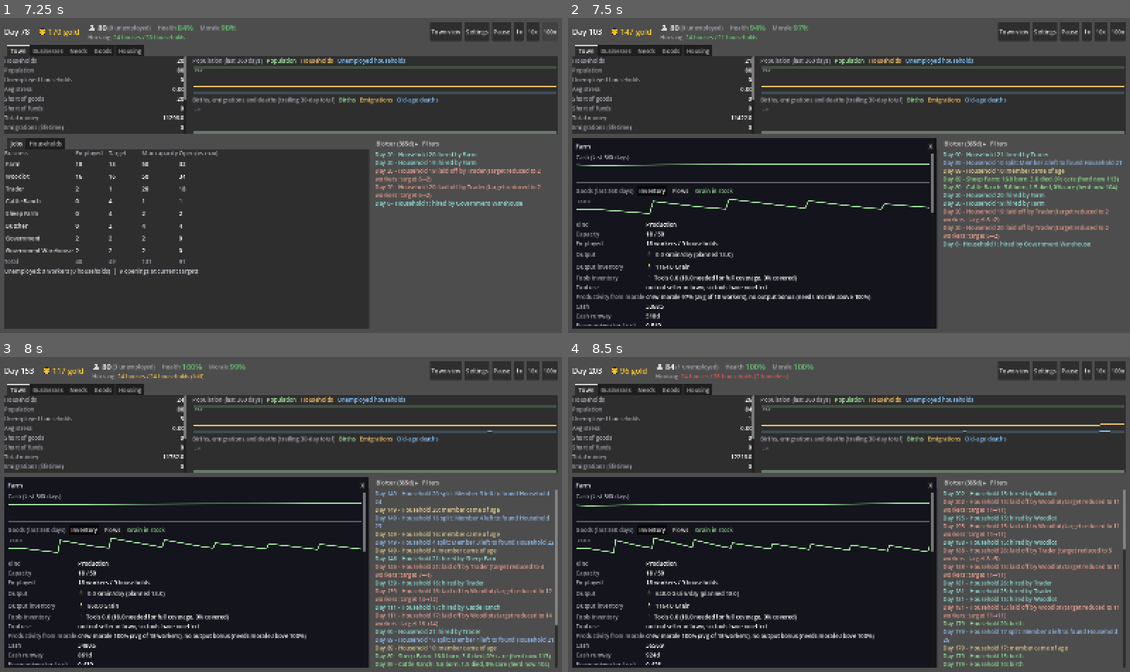
Above: before the commit, frames 1-4 (two rows, left to right).
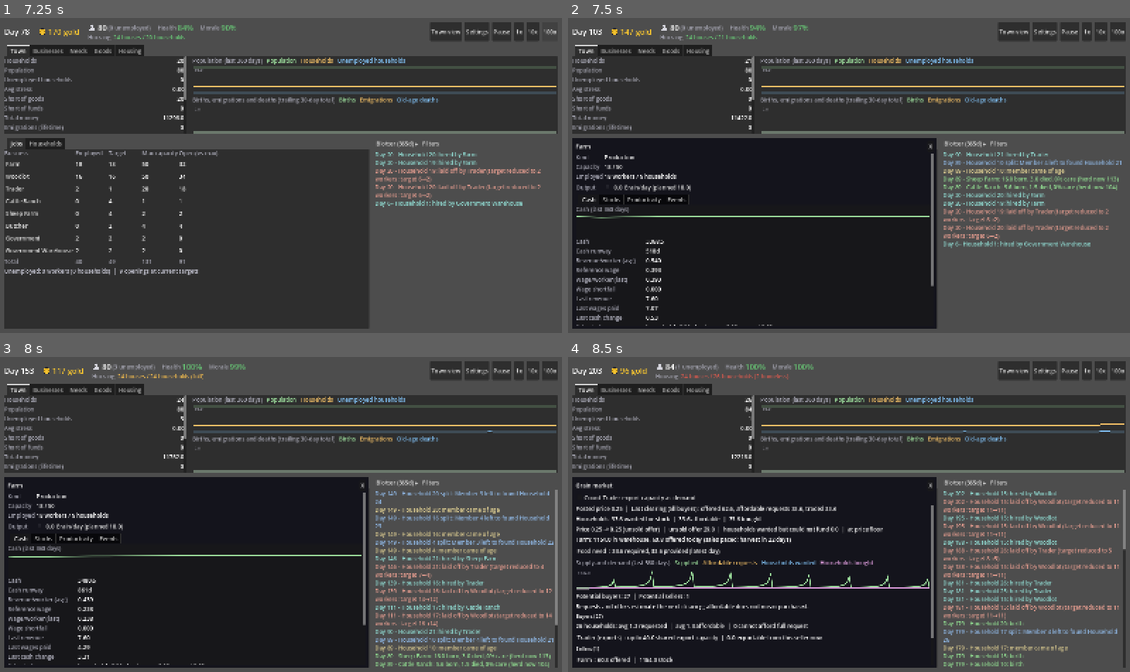
Above: after the commit, the same moments.

Repository: forsman5/sitka
Game: Godot game, scene res://scenes/sim/he_dashboard.tscn
Two runs of this game, one before a commit and one after it. Both use one fixed random seed, a clock stepped at 60 frames per second and the inputs below. This scene is started directly instead of the project's main scene.
Inputs (mouse positions are in pixels of both pictures, inside the frame that each line leads up to):
- Up to frame 1 (7.25 s): click "1x" at 0.5 s; click "Town view" at 1.25 s; click "Play" at 2 s; click "Play" at 2.75 s; click "Dashboard" at 3.5 s; tap Enter at 4.25 s; drag from (376, 81) to (337, 106) at 4.27 s; tap Space at 5 s; drag from (281, 188) to (252, 238) at 5.02 s; click "10x" at 5.75 s; click "100x" at 6.5 s
- Up to frame 2 (7.5 s): click "Farm" at 7.25 s
- Up to frame 3 (8 s): no input
- Up to frame 4 (8.5 s): click (652, 530) at 8 s, where only the run before the commit has a clickable "Inventory"

Frame 1 is identical in both runs. In frame 2, 4.9% of the frame differs, in the area x 1-66%, y 43-98%; in frame 3, 4.9%; in frame 4, 7.3%, in the area x 1-66%, y 39-98%.

Commit message:
Business detail page: split into Cash, Stocks, Productivity and Events tabs
Co-Authored-By: Claude Sonnet 5.5 <noreply@anthropic.com>

Diff:
--- /dev/null
+++ b/scripts/sim/harness/check_business_tabs.gd
@@ -0,0 +1,86 @@
+extends SceneTree
+
+## Business detail page tabs, against the real household dashboard scene. Run:
+##   godot --headless --path . --script res://scripts/sim/harness/check_business_tabs.gd
+
+const HEScenarioSeeds = preload("res://scripts/sim/household_economy/data/he_scenario_seeds.gd")
+const HEFixtures = preload("res://scripts/sim/harness/he_fixtures.gd")
+
+var failures := 0
+
+func _initialize() -> void:
+	call_deferred("_run")
+
+func check(condition: bool, message: String) -> void:
+	if not condition:
+		failures += 1
+		push_error("FAIL: " + message)
+
+## The label texts in the left column of a facts grid.
+func _row_names(grid: GridContainer) -> Array[String]:
+	var names: Array[String] = []
+	var children := grid.get_children()
+	for i in range(0, children.size(), 2):
+		if children[i] is Label:
+			names.append((children[i] as Label).text)
+	return names
+
+func _run() -> void:
+	var dashboard_script: GDScript = load("res://scripts/sim/household_economy/he_dashboard.gd")
+	dashboard_script.pending_builder = Callable(HEFixtures, "build_three_business_economy")
+	var dashboard: Control = (load("res://scenes/sim/he_dashboard.tscn") as PackedScene).instantiate()
+	root.add_child(dashboard)
+	dashboard._speed_multiplier = 0.0
+	await process_frame
+	await process_frame
+	dashboard._simulation.advance_ticks(5)
+
+	var tabs: TabContainer = dashboard._business_detail_tabs
+	check(tabs != null and tabs.get_tab_count() == 4, "Business page should have four tabs")
+	var titles: Array[String] = []
+	for i in tabs.get_tab_count():
+		titles.append(tabs.get_tab_title(i))
+	check(titles == ["Cash", "Stocks", "Productivity", "Events"], "Tab order should be Cash, Stocks, Productivity, Events (got %s)" % [titles])
+
+	# A staffed farm: identity above the tabs, money / goods / output drivers split.
+	dashboard._on_business_row_selected(HEScenarioSeeds.FARM_BUSINESS_ID)
+	var header := _row_names(dashboard._business_detail_grid)
+	check(header.has("Capacity") and header.has("Employed") and not header.has("Cash"), "Header holds identity facts only (got %s)" % [header])
+	var cash := _row_names(dashboard._business_detail_cash_grid)
+	check(cash.has("Cash") and cash.has("Cash runway") and cash.has("Last wages paid"), "Cash tab holds the money rows (got %s)" % [cash])
+	var stocks := _row_names(dashboard._business_detail_stock_grid)
+	check(stocks.has("Output inventory"), "Stocks tab holds the output inventory (got %s)" % [stocks])
+	var productivity := _row_names(dashboard._business_detail_productivity_grid)
+	check(productivity.has("Productivity from morale"), "Productivity tab shows crew morale (got %s)" % [productivity])
+	check(productivity.has("Land") and productivity.has("Next harvest"), "Productivity tab shows the farm's land (got %s)" % [productivity])
+	check(not cash.has("Output inventory") and not stocks.has("Cash"), "Rows must not leak between tabs")
+
+	# Refreshing keeps the chosen tab and does not duplicate rows.
+	tabs.current_tab = 2
+	var row_count: int = dashboard._business_detail_cash_grid.get_child_count()
+	dashboard._refresh_business_detail()
+	check(tabs.current_tab == 2, "A refresh must keep the selected tab")
+	check(dashboard._business_detail_cash_grid.get_child_count() == row_count, "A refresh must not duplicate rows")
+
+	# A herd: husbandry controls on Productivity, event log on Events.
+	dashboard._on_business_row_selected(HEScenarioSeeds.CATTLE_RANCH_BUSINESS_ID)
+	check(dashboard._business_detail_herd_controls_section.visible and dashboard._business_detail_herd_events_section.visible,
+		"A herd business shows its controls and its event log")
+	check(dashboard._business_detail_herd_controls_section.get_parent() == tabs.get_child(2),
+		"The cull target belongs to the Productivity tab")
+	check(dashboard._business_detail_herd_events_section.get_parent() == tabs.get_child(3),
+		"Herd events belong to the Events tab")
+	var herd_productivity := _row_names(dashboard._business_detail_productivity_grid)
+	check(herd_productivity.has("Husbandry") and herd_productivity.has("Herd size"), "Productivity tab shows husbandry (got %s)" % [herd_productivity])
+
+	# A non-herd business hides the herd sections entirely.
+	dashboard._on_business_row_selected(HEScenarioSeeds.FARM_BUSINESS_ID)
+	check(not dashboard._business_detail_herd_controls_section.visible, "Herd controls hide for a farm")
+
+	# Government: tax policy sits with the money.
+	dashboard._on_business_row_selected(HEScenarioSeeds.GOVERNMENT_BUSINESS_ID)
+	check(dashboard._business_detail_tax_section.visible and dashboard._business_detail_tax_section.get_parent() == tabs.get_child(0),
+		"Tax policy belongs to the Cash tab")
+
+	print("business tabs check: %s" % ("PASS" if failures == 0 else "FAIL (%d)" % failures))
+	quit(0 if failures == 0 else 1)
--- a/scripts/sim/household_economy/he_dashboard.gd
+++ b/scripts/sim/household_economy/he_dashboard.gd
@@ -196,7 +196,14 @@
 var _business_flow_hidden: Dictionary = {} # series name -> true for lines toggled off in the legend
 var _flow_series_names: Array = [] # names of the current view's lines, set by _refresh_business_flow_chart
 var _flow_legend_key := "" # what the legend buttons were last built for
-var _business_detail_grid: GridContainer
+var _business_detail_grid: GridContainer # header facts above the tabs
+# One facts grid per tab (see _build_business_detail_tabs); rows are rebuilt
+# every refresh while the tab widgets and the selected tab persist.
+var _business_detail_tabs: TabContainer
+var _business_detail_cash_grid: GridContainer
+var _business_detail_stock_grid: GridContainer
+var _business_detail_productivity_grid: GridContainer
+var _business_detail_herd_controls_section: VBoxContainer
 var _business_detail_cull_target_box: SpinBox
 var _business_detail_cull_target_hint: Label
 ## Which business the cull-target box was last loaded for. The box is only
@@ -574,23 +581,43 @@
 	detail_content.size_flags_horizontal = Control.SIZE_EXPAND_FILL
 	_business_detail_overview_scroll.add_child(detail_content)
 
+	# Identity facts stay above the tabs; everything else lives on one of four
+	# pages. Pages are plain containers inside the one outer scroll, and the
+	# tabs are built once so the selected tab survives the periodic refresh.
+	_business_detail_grid = GridContainer.new()
+	_business_detail_grid.columns = 2
+	detail_content.add_child(_business_detail_grid)
+
+	_business_detail_tabs = TabContainer.new()
+	_business_detail_tabs.size_flags_horizontal = Control.SIZE_EXPAND_FILL
+	detail_content.add_child(_business_detail_tabs)
+	var cash_page := _add_business_detail_tab("Cash")
+	var stocks_page := _add_business_detail_tab("Stocks")
+	var productivity_page := _add_business_detail_tab("Productivity")
+	var events_page := _add_business_detail_tab("Events")
+
+	# Cash: balance history, then the money facts and the operating ledger.
 	var cash_history_label := Label.new()
 	_cash_history_label = cash_history_label
 	cash_history_label.add_theme_color_override("font_color", Color(0.65, 0.65, 0.7))
-	detail_content.add_child(cash_history_label)
+	cash_page.add_child(cash_history_label)
 
 	_business_detail_sparkline = HESparkline.new()
 	_business_detail_sparkline.custom_minimum_size = Vector2(0, 60)
-	detail_content.add_child(_business_detail_sparkline)
-
-	_business_detail_flow_chart = _build_flow_chart(detail_content)
-
-	_business_detail_grid = GridContainer.new()
-	_business_detail_grid.columns = 2
-	detail_content.add_child(_business_detail_grid)
+	cash_page.add_child(_business_detail_sparkline)
+
+	_business_detail_cash_grid = _new_detail_grid(cash_page)
+
+	# Stocks: goods flow chart, then what the business holds.
+	_business_detail_flow_chart = _build_flow_chart(stocks_page)
+	_business_detail_stock_grid = _new_detail_grid(stocks_page)
+
+	# Productivity: what lifts or limits output (crew morale, tools, land,
+	# husbandry), then who is on the crew.
+	_business_detail_productivity_grid = _new_detail_grid(productivity_page)
 
 	_business_detail_transaction_section = VBoxContainer.new()
-	detail_content.add_child(_business_detail_transaction_section)
+	events_page.add_child(_business_detail_transaction_section)
 
 	var transaction_header := HBoxContainer.new()
 	_business_detail_transaction_section.add_child(transaction_header)
@@ -622,10 +649,14 @@
 
 	# Built once, shown for whichever herd business is selected (Cattle Ranch
 	# and Sheep Farm both) -- lines come from _format_event, same as the blotter.
+	# The cull target is a husbandry setting, so it sits on the Productivity
+	# page; the events log below it stays on Events.
+	_business_detail_herd_controls_section = VBoxContainer.new()
+	productivity_page.add_child(_business_detail_herd_controls_section)
 	_business_detail_herd_events_section = VBoxContainer.new()
-	detail_content.add_child(_business_detail_herd_events_section)
+	events_page.add_child(_business_detail_herd_events_section)
 	var cull_target_row := HBoxContainer.new()
-	_business_detail_herd_events_section.add_child(cull_target_row)
+	_business_detail_herd_controls_section.add_child(cull_target_row)
 	var cull_target_label := Label.new()
 	cull_target_label.text = "Cull target (head)"
 	cull_target_label.add_theme_color_override("font_color", Color(0.65, 0.65, 0.7))
@@ -643,7 +674,7 @@
 	_business_detail_cull_target_hint.add_theme_font_size_override("font_size", 12)
 	_business_detail_cull_target_hint.add_theme_color_override("font_color", Color(0.65, 0.65, 0.7))
 	_business_detail_cull_target_hint.autowrap_mode = TextServer.AUTOWRAP_WORD_SMART
-	_business_detail_herd_events_section.add_child(_business_detail_cull_target_hint)
+	_business_detail_herd_controls_section.add_child(_business_detail_cull_target_hint)
 	var herd_events_title := Label.new()
 	herd_events_title.text = "Herd events (births, culls, hardship butchering)"
 	herd_events_title.add_theme_font_size_override("font_size", 14)
@@ -658,7 +689,7 @@
 	# loaded from the sim only when a government is first shown (see
 	# _refresh_tax_section) so the periodic refresh never fights a drag.
 	_business_detail_tax_section = VBoxContainer.new()
-	detail_content.add_child(_business_detail_tax_section)
+	cash_page.add_child(_business_detail_tax_section)
 	var tax_title := Label.new()
 	tax_title.text = "Tax policy"
 	tax_title.add_theme_font_size_override("font_size", 14)
@@ -682,7 +713,7 @@
 	# tradeable good) the first time a warehouse report arrives -- see
 	# _refresh_warehouse_orders.
 	_business_detail_warehouse_section = VBoxContainer.new()
-	detail_content.add_child(_business_detail_warehouse_section)
+	stocks_page.add_child(_business_detail_warehouse_section)
 	var warehouse_title := Label.new()
 	warehouse_title.text = "Market orders (paid from the treasury)"
 	warehouse_title.add_theme_font_size_override("font_size", 14)
@@ -698,7 +729,7 @@
 	_business_detail_warehouse_section.add_child(_business_detail_warehouse_grid)
 
 	var employment_section := VBoxContainer.new()
-	detail_content.add_child(employment_section)
+	events_page.add_child(employment_section)
 	var employment_header := HBoxContainer.new()
 	employment_section.add_child(employment_header)
 	var employment_title := Label.new()
@@ -728,11 +759,11 @@
 	var employees_label := Label.new()
 	employees_label.text = "Employees"
 	employees_label.add_theme_font_size_override("font_size", 14)
-	detail_content.add_child(employees_label)
+	productivity_page.add_child(employees_label)
 
 	_business_detail_employee_grid = GridContainer.new()
 	_business_detail_employee_grid.columns = 5
-	detail_content.add_child(_business_detail_employee_grid)
+	productivity_page.add_child(_business_detail_employee_grid)
 	_trader_settings_scroll = ScrollContainer.new()
 	_trader_settings_scroll.size_flags_vertical = Control.SIZE_EXPAND_FILL
 	_trader_settings_scroll.visible = false
@@ -2114,9 +2145,10 @@
 	_business_detail_sparkline.set_data(_tail(report["balance_history"]))
 	_refresh_business_flow_chart(report)
 
-	for child in _business_detail_grid.get_children():
-		_business_detail_grid.remove_child(child)
-		child.queue_free()
+	for grid in [_business_detail_grid, _business_detail_cash_grid, _business_detail_stock_grid, _business_detail_productivity_grid]:
+		for child in grid.get_children():
+			grid.remove_child(child)
+			child.queue_free()
 
 	var runway: float = report["cash_runway_days"]
 	var runway_text := "inf" if is_inf(runway) else ("%.0fd" % runway)
@@ -2125,6 +2157,10 @@
 		["Capacity", "%d / %d" % [report["capacity"], report["max_capacity"]]],
 		["Employed", "%d workers / %d households" % [report["employed_workers"], report["employed_household_count"]]],
 	]
+	# `rows` is the header above the tabs; the rest go to their tab's grid.
+	var cash_rows: Array = []
+	var stock_rows: Array = []
+	var productivity_rows: Array = []
 	if report.has("herd_size"):
 		# A herd's last_actual_units is what the periodic review culled (once
 		# per HERD_EVAL_INTERVAL_DAYS), not a daily rate -- label it as such.
@@ -2137,25 +2173,25 @@
 			if order_row["stock"] > 0.0001:
 				held_parts.append([order_row["name"], "%s %.1f" % [order_row["name"], order_row["stock"]]])
 		if held_parts.is_empty():
-			rows.append(["Inventory", "empty"])
+			stock_rows.append(["Inventory", "empty"])
 		else:
-			rows.append(["Inventory", held_parts])
+			stock_rows.append(["Inventory", held_parts])
 	elif report["kind"] != "trader":
-		rows.append(["Output inventory", [[report["output_commodity"], "%.1f %s" % [report["stock"], report["output_commodity"]]]]])
+		stock_rows.append(["Output inventory", [[report["output_commodity"], "%.1f %s" % [report["stock"], report["output_commodity"]]]]])
 	if report.has("input_inventory") and not (report["input_inventory"] as Dictionary).is_empty():
 		var input_parts: Array = []
 		for commodity_name in (report["input_inventory"] as Dictionary).keys():
 			input_parts.append([commodity_name, "%s %.1f" % [commodity_name, report["input_inventory"][commodity_name]]])
-		rows.append(["Input inventory", input_parts])
+		stock_rows.append(["Input inventory", input_parts])
 	if report.has("tools"):
 		var tools: Dictionary = report["tools"]
 		var tools_name := Commodity.name_of(Commodity.Type.TOOLS)
-		rows.append(["Tools inventory", [[tools_name, "%s %.1f (%.1f needed for full coverage, %.0f%% covered)" % [tools_name, tools["stock"], tools["needed"], tools["coverage"] * 100.0]]]])
+		stock_rows.append(["Tools inventory", [[tools_name, "%s %.1f (%.1f needed for full coverage, %.0f%% covered)" % [tools_name, tools["stock"], tools["needed"], tools["coverage"] * 100.0]]]])
 		if not tools["active"]:
-			rows.append(["Tool use", "no tool seller in town, so tools have no effect"])
+			productivity_rows.append(["Tool use", "no tool seller in town, so tools have no effect"])
 		else:
 			var boost: float = tools["productivity"] / tools["floor"] - 1.0
-			rows.append(["Tool use", "using %.2f tools/day to boost productivity by %.0f%% (running at %.0f%% of full output)" % [tools["wear_per_day"], boost * 100.0, tools["productivity"] * 100.0]])
+			productivity_rows.append(["Tool use", "using %.2f tools/day to boost productivity by %.0f%% (running at %.0f%% of full output)" % [tools["wear_per_day"], boost * 100.0, tools["productivity"] * 100.0]])
 	if report.has("crew_morale") and report["crew_morale"]["workers"] > 0:
 		var crew: Dictionary = report["crew_morale"]
 		var morale_boost: float = crew["multiplier"] - 1.0
@@ -2164,8 +2200,8 @@
 			morale_text += ", boosting output by %.0f%%" % (morale_boost * 100.0)
 		else:
 			morale_text += ", no output bonus (needs morale above 100%)"
-		rows.append(["Productivity from morale", morale_text])
-	rows.append_array([
+		productivity_rows.append(["Productivity from morale", morale_text])
+	cash_rows.append_array([
 		["Treasury" if report["kind"] == "warehouse" else "Cash", "%.1f" % report["balance"]],
 		["Cash runway", runway_text],
 		["Revenue/worker (avg)", "%.3f" % report["rolling_average_revenue_per_worker"]],
@@ -2180,41 +2216,48 @@
 	# accumulation kept as separate figures (goods built up are not cash).
 	var ledger: Dictionary = report.get("ledger", {})
 	if not ledger.is_empty():
-		rows.append(["Sales today", "households %.2f · businesses %.2f · export %.2f" % [ledger["sales_household"], ledger["sales_business"], ledger["sales_export"] + ledger["sales_other"] + ledger["trade_margin"]]])
-		rows.append(["Inputs bought today", "local %.2f · imported %.2f" % [ledger["input_local"], ledger["input_import"]]])
-		rows.append(["Wages · sales tax", "%.2f · %.2f" % [ledger["wages"], ledger["taxes"]]])
-		rows.append(["Cash profit today", "%.2f" % ledger["cash_profit"]])
-		rows.append(["Stock accumulated today", "%+.2f of goods (output %.1f, inputs %.1f held)" % [ledger["stock_change_value"], ledger["output_stock_value"], ledger["input_stock_value"]]])
+		cash_rows.append(["Sales today", "households %.2f · businesses %.2f · export %.2f" % [ledger["sales_household"], ledger["sales_business"], ledger["sales_export"] + ledger["sales_other"] + ledger["trade_margin"]]])
+		cash_rows.append(["Inputs bought today", "local %.2f · imported %.2f" % [ledger["input_local"], ledger["input_import"]]])
+		cash_rows.append(["Wages · sales tax", "%.2f · %.2f" % [ledger["wages"], ledger["taxes"]]])
+		cash_rows.append(["Cash profit today", "%.2f" % ledger["cash_profit"]])
+		cash_rows.append(["Stock accumulated today", "%+.2f of goods (output %.1f, inputs %.1f held)" % [ledger["stock_change_value"], ledger["output_stock_value"], ledger["input_stock_value"]]])
 		var recent: Array = (report["ledger_history"] as Array).slice(-30)
 		var profit_30 := 0.0
 		var stock_30 := 0.0
 		for entry in recent:
 			profit_30 += entry["cash_profit"]
 			stock_30 += entry["stock_change_value"]
-		rows.append(["Last %d days (avg/day)" % recent.size(), "cash profit %.2f · stock accumulated %+.2f" % [profit_30 / recent.size(), stock_30 / recent.size()]])
+		cash_rows.append(["Last %d days (avg/day)" % recent.size(), "cash profit %.2f · stock accumulated %+.2f" % [profit_30 / recent.size(), stock_30 / recent.size()]])
 	if report["land_area_acres"] > 0.0:
-		rows.append(["Land", "%.0f acres" % report["land_area_acres"]])
-		rows.append(["Next harvest", "%dd" % report["days_to_next_harvest"]])
+		productivity_rows.append(["Land", "%.0f acres" % report["land_area_acres"]])
+		productivity_rows.append(["Next harvest", "%dd" % report["days_to_next_harvest"]])
 	if report.has("herd_size"):
-		rows.append(["Species", [[report["species"], report["species"]]]])
-		rows.append(["Herd size", "%.1f head" % report["herd_size"]])
-		rows.append(["Next review", "%dd" % report["days_to_next_harvest"]])
-		rows.append(["Husbandry", "%.0f%% care last review (%.2f workers for full care)" % [report["care_fraction"] * 100.0, report["care_workers_needed"]]])
+		productivity_rows.append(["Species", [[report["species"], report["species"]]]])
+		productivity_rows.append(["Herd size", "%.1f head" % report["herd_size"]])
+		productivity_rows.append(["Next review", "%dd" % report["days_to_next_harvest"]])
+		productivity_rows.append(["Husbandry", "%.0f%% care last review (%.2f workers for full care)" % [report["care_fraction"] * 100.0, report["care_workers_needed"]]])
 		# Wool is a sheep-only product; a cattle ranch has no wool to report.
 		if report["species"] == "Sheep":
 			var wool_name := Commodity.name_of(Commodity.Type.WOOL)
-			rows.append(["Wool in stock", [[wool_name, "%.1f" % report["wool_stock"]]]])
-			rows.append(["Last wool produced", [[wool_name, "%.2f" % report["last_wool_produced"]]]])
-		rows.append(["Last hardship butchered", "%.1f head" % report["last_hardship_butchered"]])
+			stock_rows.append(["Wool in stock", [[wool_name, "%.1f" % report["wool_stock"]]]])
+			stock_rows.append(["Last wool produced", [[wool_name, "%.2f" % report["last_wool_produced"]]]])
+		productivity_rows.append(["Last hardship butchered", "%.1f head" % report["last_hardship_butchered"]])
 	for row in rows:
 		_add_detail_row(row[0], row[1])
+	for row in cash_rows:
+		_add_detail_row(row[0], row[1], _business_detail_cash_grid)
+	for row in stock_rows:
+		_add_detail_row(row[0], row[1], _business_detail_stock_grid)
+	for row in productivity_rows:
+		_add_detail_row(row[0], row[1], _business_detail_productivity_grid)
 
 	var fields: Array = report["fields"]
 	for i in fields.size():
 		var f: Dictionary = fields[i]
-		_add_detail_row("Field %d" % (i + 1), "%.0f ac, day %d/%d" % [f["area"], f["days_growing"], f["growth_days"]])
+		_add_detail_row("Field %d" % (i + 1), "%.0f ac, day %d/%d" % [f["area"], f["days_growing"], f["growth_days"]], _business_detail_productivity_grid)
 
 	_business_detail_herd_events_section.visible = report.has("herd_events")
+	_business_detail_herd_controls_section.visible = report.has("herd_events")
 	if _business_detail_herd_events_section.visible:
 		if _cull_target_loaded_for != _selected_business_id:
 			_cull_target_loaded_for = _selected_business_id
@@ -2449,11 +2492,26 @@
 ## value is either plain text or an Array of [commodity_name, text] parts;
 ## each part gets the good's icon in front of its text (the name stays in the
 ## text so the icon is decoration, never the only identifier).
-func _add_detail_row(label_text: String, value) -> void:
+func _add_business_detail_tab(title: String) -> VBoxContainer:
+	var page := VBoxContainer.new()
+	page.name = title
+	page.size_flags_horizontal = Control.SIZE_EXPAND_FILL
+	_business_detail_tabs.add_child(page)
+	return page
+
+func _new_detail_grid(parent: Control) -> GridContainer:
+	var grid := GridContainer.new()
+	grid.columns = 2
+	parent.add_child(grid)
+	return grid
+
+func _add_detail_row(label_text: String, value, grid: GridContainer = null) -> void:
+	if grid == null:
+		grid = _business_detail_grid
 	var label := Label.new()
 	label.text = label_text
 	label.add_theme_color_override("font_color", Color(0.65, 0.65, 0.7))
-	_business_detail_grid.add_child(label)
+	grid.add_child(label)
 	if value is Array:
 		var box := HBoxContainer.new()
 		box.add_theme_constant_override("separation", 12)
@@ -2461,11 +2519,11 @@
 			# A third element marks text that names several goods inline
 			# (the Trader's "Export (...) / Import (...)" summary).
 			box.add_child(_inline_goods_cell(part[1]) if part.size() > 2 and part[2] else _goods_cell(part[0], part[1], 0.0, true))
-		_business_detail_grid.add_child(box)
+		grid.add_child(box)
 		return
 	var value_label := Label.new()
 	value_label.text = value
-	_business_detail_grid.add_child(value_label)
+	grid.add_child(value_label)
 
 ## Text that mentions goods by name; each mention gets its icon placed right
 ## before it, e.g. "Export (Grain, Timber)" -> "Export ([icon]Grain, [icon]Timber)".
Not shown, added: scripts/sim/harness/check_business_tabs.gd.uid
Not shown, added: scripts/sim/harness/check_presets.gd.uid
Not shown, added: scripts/sim/harness/check_sheep_pen.gd.uid
Not shown, added: scripts/sim/harness/he_fixtures.gd.uid
Not shown, added: scripts/sim/household_economy/data/he_presets.gd.uid
